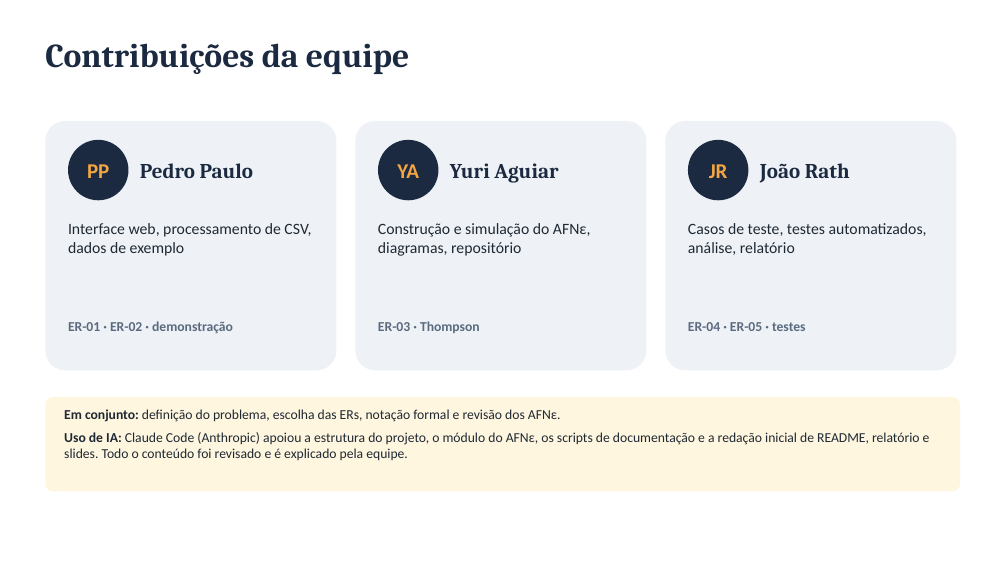
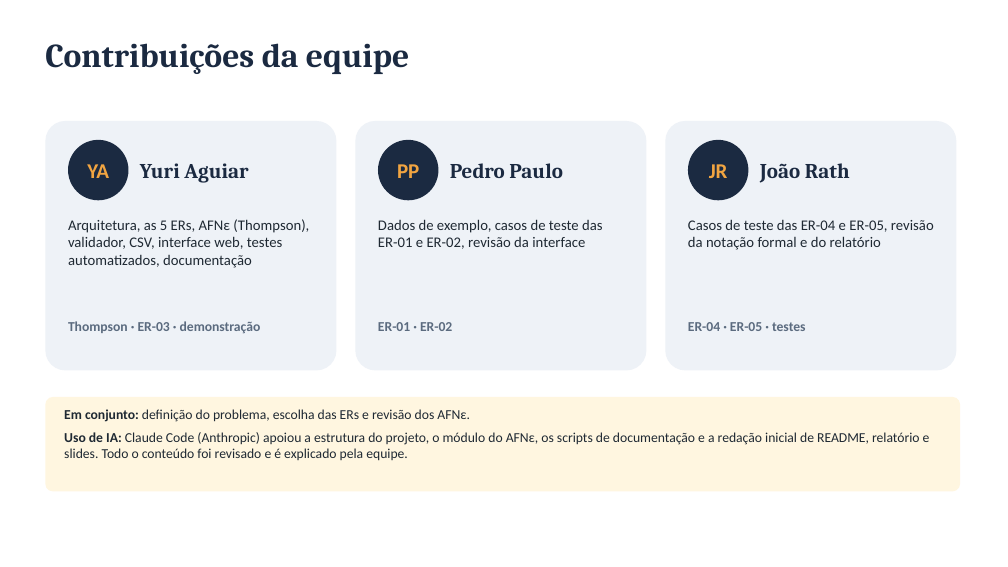
Before and after one commit to yuriaguiardev/valida-frete, a slide deck: slide 21 of docs/entrega/apresentacao.pptx. Drawn at 1008x567 pixels with LibreOffice and Linux fonts; fonts in the diff are those of the drawing. Boxes give left, top, right and bottom in pixels: in the first picture for what was removed or moved away, otherwise in the second. Text is boxed around its words. In the diff, an @@ line names an element or a change of style, - is before the commit and + after.

Commit message:
Atualiza link do repositório e registro de contribuições
- link real do GitHub no README, planejamento, relatório e slides
- divisão de contribuições e roteiro da apresentação revisados
- relatório técnico e apresentação regenerados

```diff
--- a/docs/entrega/apresentacao.pptx
+++ b/docs/entrega/apresentacao.pptx
@@ text at box(87, 164, 109, 178): text changed @@
-PP
+YA
@@ text at box(140, 163, 248, 183): text changed @@
-Pedro Paulo
+Yuri Aguiar
@@ text at box(397, 164, 419, 178): text changed @@
-YA
+PP
@@ text at box(450, 163, 562, 178): text changed @@
-Yuri Aguiar
+Pedro Paulo
@@ text at box(68, 219, 309, 268): text changed; size 15 to 14 pt @@
-Interface web, processamento de CSV, dados de exemplo
+Arquitetura, as 5 ERs, AFNε (Thompson), validador, CSV, interface web, testes automatizados, documentação
@@ text at box(378, 219, 603, 249): text changed; size 15 to 14 pt @@
-Construção e simulação do AFNε, diagramas, repositório
+Dados de exemplo, casos de teste das ER-01 e ER-02, revisão da interface
@@ text at box(688, 219, 934, 250): text changed; size 15 to 14 pt @@
-Casos de teste, testes automatizados, análise, relatório
+Casos de teste das ER-04 e ER-05, revisão da notação formal e do relatório
@@ text at box(68, 321, 261, 334): text changed @@
-ER-01 · ER-02 · demonstração
+Thompson · ER-03 · demonstração
@@ text at box(378, 322, 452, 331): text changed @@
-ER-03 · Thompson
+ER-01 · ER-02
@@ text at box(64, 409, 470, 422): text changed @@
-Em conjunto: definição do problema, escolha das ERs, notação formal e revisão dos AFNε.
+Em conjunto: definição do problema, escolha das ERs e revisão dos AFNε.
```
Also in this commit, not shown: 2 other slides changed, 9 other files.
